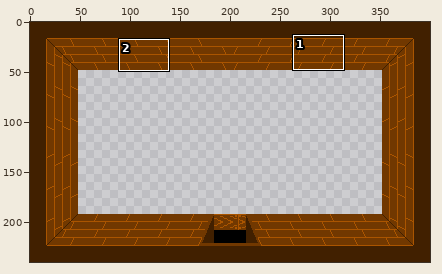
Edited in one commit: sprite sheet (Assets/not assests/Bedroom Scene #nudes/Bedroom-border.png). Above, an overview of the earlier version with the close-up marked.
Close-up. Old version:
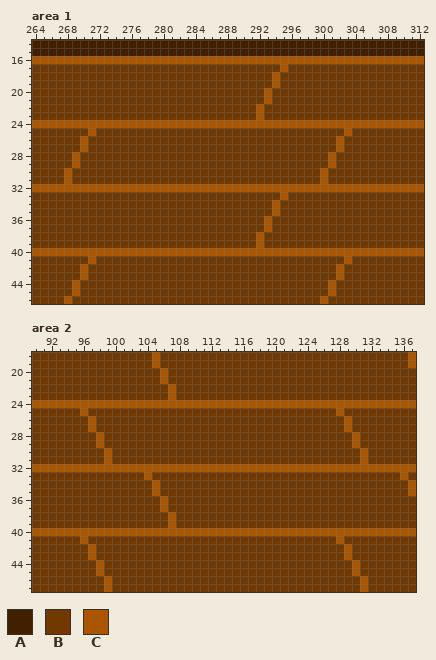
The file is 400x240 pixels. Shown: area 1: x 264..312, y 14..46; area 2: x 90..137, y 18..47. The commit also changed other parts of the picture, which this record leaves out.
Palette (. is transparent): A #412000  B #713800  C #aa5500
Pixels before, area 1, first column x 264:
14 AAAAAAAAAAAAAAAAAAAAAAAAAAAAAAAAAAAAAAAAAAAAAAAAA
15 AAAAAAAAAAAAAAAAAAAAAAAAAAAAAAAAAAAAAAAAAAAAAAAAA
16 CCCCCCCCCCCCCCCCCCCCCCCCCCCCCCCCCCCCCCCCCCCCCCCCC
17 BBBBBBBBBBBBBBBBBBBBBBBBBBBBBBBCBBBBBBBBBBBBBBBBB
18 BBBBBBBBBBBBBBBBBBBBBBBBBBBBBBCBBBBBBBBBBBBBBBBBB
19 BBBBBBBBBBBBBBBBBBBBBBBBBBBBBBCBBBBBBBBBBBBBBBBBB
20 BBBBBBBBBBBBBBBBBBBBBBBBBBBBBCBBBBBBBBBBBBBBBBBBB
21 BBBBBBBBBBBBBBBBBBBBBBBBBBBBBCBBBBBBBBBBBBBBBBBBB
22 BBBBBBBBBBBBBBBBBBBBBBBBBBBBCBBBBBBBBBBBBBBBBBBBB
23 BBBBBBBBBBBBBBBBBBBBBBBBBBBBCBBBBBBBBBBBBBBBBBBBB
24 CCCCCCCCCCCCCCCCCCCCCCCCCCCCCCCCCCCCCCCCCCCCCCCCC
25 BBBBBBBCBBBBBBBBBBBBBBBBBBBBBBBBBBBBBBBCBBBBBBBBB
26 BBBBBBCBBBBBBBBBBBBBBBBBBBBBBBBBBBBBBBCBBBBBBBBBB
27 BBBBBBCBBBBBBBBBBBBBBBBBBBBBBBBBBBBBBBCBBBBBBBBBB
28 BBBBBCBBBBBBBBBBBBBBBBBBBBBBBBBBBBBBBCBBBBBBBBBBB
29 BBBBBCBBBBBBBBBBBBBBBBBBBBBBBBBBBBBBBCBBBBBBBBBBB
30 BBBBCBBBBBBBBBBBBBBBBBBBBBBBBBBBBBBBCBBBBBBBBBBBB
31 BBBBCBBBBBBBBBBBBBBBBBBBBBBBBBBBBBBBCBBBBBBBBBBBB
32 CCCCCCCCCCCCCCCCCCCCCCCCCCCCCCCCCCCCCCCCCCCCCCCCC
33 BBBBBBBBBBBBBBBBBBBBBBBBBBBBBBBCBBBBBBBBBBBBBBBBB
34 BBBBBBBBBBBBBBBBBBBBBBBBBBBBBBCBBBBBBBBBBBBBBBBBB
35 BBBBBBBBBBBBBBBBBBBBBBBBBBBBBBCBBBBBBBBBBBBBBBBBB
36 BBBBBBBBBBBBBBBBBBBBBBBBBBBBBCBBBBBBBBBBBBBBBBBBB
37 BBBBBBBBBBBBBBBBBBBBBBBBBBBBBCBBBBBBBBBBBBBBBBBBB
38 BBBBBBBBBBBBBBBBBBBBBBBBBBBBCBBBBBBBBBBBBBBBBBBBB
39 BBBBBBBBBBBBBBBBBBBBBBBBBBBBCBBBBBBBBBBBBBBBBBBBB
40 CCCCCCCCCCCCCCCCCCCCCCCCCCCCCCCCCCCCCCCCCCCCCCCCC
41 BBBBBBBCBBBBBBBBBBBBBBBBBBBBBBBBBBBBBBBCBBBBBBBBB
42 BBBBBBCBBBBBBBBBBBBBBBBBBBBBBBBBBBBBBBCBBBBBBBBBB
43 BBBBBBCBBBBBBBBBBBBBBBBBBBBBBBBBBBBBBBCBBBBBBBBBB
44 BBBBBCBBBBBBBBBBBBBBBBBBBBBBBBBBBBBBBCBBBBBBBBBBB
45 BBBBBCBBBBBBBBBBBBBBBBBBBBBBBBBBBBBBBCBBBBBBBBBBB
46 BBBBCBBBBBBBBBBBBBBBBBBBBBBBBBBBBBBBCBBBBBBBBBBBB
Pixels before, area 2, first column x 90:
18 BBBBBBBBBBBBBBBCBBBBBBBBBBBBBBBBBBBBBBBBBBBBBBBC
19 BBBBBBBBBBBBBBBCBBBBBBBBBBBBBBBBBBBBBBBBBBBBBBBC
20 BBBBBBBBBBBBBBBBCBBBBBBBBBBBBBBBBBBBBBBBBBBBBBBB
21 BBBBBBBBBBBBBBBBCBBBBBBBBBBBBBBBBBBBBBBBBBBBBBBB
22 BBBBBBBBBBBBBBBBBCBBBBBBBBBBBBBBBBBBBBBBBBBBBBBB
23 BBBBBBBBBBBBBBBBBCBBBBBBBBBBBBBBBBBBBBBBBBBBBBBB
24 CCCCCCCCCCCCCCCCCCCCCCCCCCCCCCCCCCCCCCCCCCCCCCCC
25 BBBBBBCBBBBBBBBBBBBBBBBBBBBBBBBBBBBBBBCBBBBBBBBB
26 BBBBBBBCBBBBBBBBBBBBBBBBBBBBBBBBBBBBBBBCBBBBBBBB
27 BBBBBBBCBBBBBBBBBBBBBBBBBBBBBBBBBBBBBBBCBBBBBBBB
28 BBBBBBBBCBBBBBBBBBBBBBBBBBBBBBBBBBBBBBBBCBBBBBBB
29 BBBBBBBBCBBBBBBBBBBBBBBBBBBBBBBBBBBBBBBBCBBBBBBB
30 BBBBBBBBBCBBBBBBBBBBBBBBBBBBBBBBBBBBBBBBBCBBBBBB
31 BBBBBBBBBCBBBBBBBBBBBBBBBBBBBBBBBBBBBBBBBCBBBBBB
32 CCCCCCCCCCCCCCCCCCCCCCCCCCCCCCCCCCCCCCCCCCCCCCCC
33 BBBBBBBBBBBBBBCBBBBBBBBBBBBBBBBBBBBBBBBBBBBBBBCB
34 BBBBBBBBBBBBBBBCBBBBBBBBBBBBBBBBBBBBBBBBBBBBBBBC
35 BBBBBBBBBBBBBBBCBBBBBBBBBBBBBBBBBBBBBBBBBBBBBBBC
36 BBBBBBBBBBBBBBBBCBBBBBBBBBBBBBBBBBBBBBBBBBBBBBBB
37 BBBBBBBBBBBBBBBBCBBBBBBBBBBBBBBBBBBBBBBBBBBBBBBB
38 BBBBBBBBBBBBBBBBBCBBBBBBBBBBBBBBBBBBBBBBBBBBBBBB
39 BBBBBBBBBBBBBBBBBCBBBBBBBBBBBBBBBBBBBBBBBBBBBBBB
40 CCCCCCCCCCCCCCCCCCCCCCCCCCCCCCCCCCCCCCCCCCCCCCCC
41 BBBBBBCBBBBBBBBBBBBBBBBBBBBBBBBBBBBBBBCBBBBBBBBB
42 BBBBBBBCBBBBBBBBBBBBBBBBBBBBBBBBBBBBBBBCBBBBBBBB
43 BBBBBBBCBBBBBBBBBBBBBBBBBBBBBBBBBBBBBBBCBBBBBBBB
44 BBBBBBBBCBBBBBBBBBBBBBBBBBBBBBBBBBBBBBBBCBBBBBBB
45 BBBBBBBBCBBBBBBBBBBBBBBBBBBBBBBBBBBBBBBBCBBBBBBB
46 BBBBBBBBBCBBBBBBBBBBBBBBBBBBBBBBBBBBBBBBBCBBBBBB
47 BBBBBBBBBCBBBBBBBBBBBBBBBBBBBBBBBBBBBBBBBCBBBBBB
Now the later version:
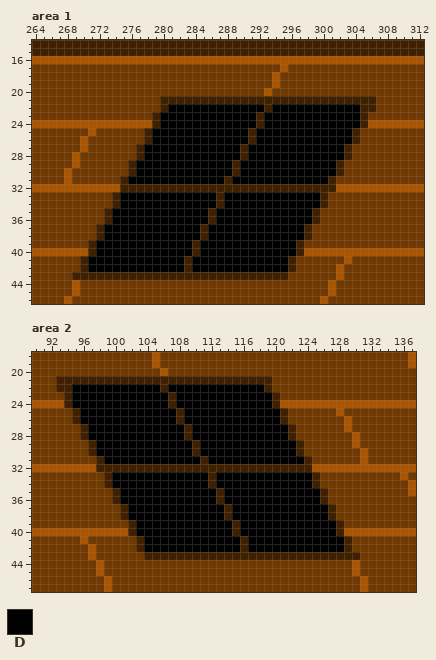
Colours new in this view: D #000000
Change:
Area 1:
y 21: x 280..306 BBBBBBBBBBBBBCBBBBBBBBBBBBB -> AAAAAAAAAAAAAAAAAAAAAAAAAAA
y 22: x 280..306 BBBBBBBBBBBBCBBBBBBBBBBBBBB -> ADDDDDDDDDDDDADDDDDDDDDDDAA
y 23: x 279..305 BBBBBBBBBBBBBCBBBBBBBBBBBBB -> ADDDDDDDDDDDDADDDDDDDDDDDDA
y 24: x 279..305 CCCCCCCCCCCCCCCCCCCCCCCCCCC -> ADDDDDDDDDDDDADDDDDDDDDDDDA
y 25: x 278..304 BBBBBBBBBBBBBBBBBBBBBBBBBCB -> ADDDDDDDDDDDDADDDDDDDDDDDDA
y 26: x 278..304 BBBBBBBBBBBBBBBBBBBBBBBBCBB -> ADDDDDDDDDDDDADDDDDDDDDDDDA
y 27: x 277..303 BBBBBBBBBBBBBBBBBBBBBBBBBCB -> ADDDDDDDDDDDDADDDDDDDDDDDDA
y 28: x 277..303 BBBBBBBBBBBBBBBBBBBBBBBBCBB -> ADDDDDDDDDDDDADDDDDDDDDDDDA
y 29: x 276..302 BBBBBBBBBBBBBBBBBBBBBBBBBCB -> ADDDDDDDDDDDDADDDDDDDDDDDDA
y 30: x 276..302 BBBBBBBBBBBBBBBBBBBBBBBBCBB -> ADDDDDDDDDDDDADDDDDDDDDDDDA
y 31: x 275..301 BBBBBBBBBBBBBBBBBBBBBBBBBCB -> ADDDDDDDDDDDDADDDDDDDDDDDDA
y 32: x 275..301 CCCCCCCCCCCCCCCCCCCCCCCCCCC -> AAAAAAAAAAAAAAAAAAAAAAAAAAA
y 33: x 274..300 BBBBBBBBBBBBBBBBBBBBBCBBBBB -> ADDDDDDDDDDDDADDDDDDDDDDDDA
y 34: x 274..300 BBBBBBBBBBBBBBBBBBBBCBBBBBB -> ADDDDDDDDDDDDADDDDDDDDDDDDA
y 35: x 273..299 BBBBBBBBBBBBBBBBBBBBBCBBBBB -> ADDDDDDDDDDDDADDDDDDDDDDDDA
y 36: x 273..299 BBBBBBBBBBBBBBBBBBBBCBBBBBB -> ADDDDDDDDDDDDADDDDDDDDDDDDA
y 37: x 272..298 BBBBBBBBBBBBBBBBBBBBBCBBBBB -> ADDDDDDDDDDDDADDDDDDDDDDDDA
y 38: x 272..298 BBBBBBBBBBBBBBBBBBBBCBBBBBB -> ADDDDDDDDDDDDADDDDDDDDDDDDA
y 39: x 271..297 BBBBBBBBBBBBBBBBBBBBBCBBBBB -> ADDDDDDDDDDDDADDDDDDDDDDDDA
y 40: x 271..297 CCCCCCCCCCCCCCCCCCCCCCCCCCC -> ADDDDDDDDDDDDADDDDDDDDDDDDA
y 41: x 270..296 BCBBBBBBBBBBBBBBBBBBBBBBBBB -> ADDDDDDDDDDDDADDDDDDDDDDDDA
y 42: x 270..296 CBBBBBBBBBBBBBBBBBBBBBBBBBB -> ADDDDDDDDDDDDADDDDDDDDDDDDA
y 43: x 269..295 BCBBBBBBBBBBBBBBBBBBBBBBBBB -> AAAAAAAAAAAAAAAAAAAAAAAAAAA
Area 2:
y 21: x 93..119 BBBBBBBBBBBBBCBBBBBBBBBBBBB -> AAAAAAAAAAAAAAAAAAAAAAAAAAA
y 22: x 93..119 BBBBBBBBBBBBBBCBBBBBBBBBBBB -> AADDDDDDDDDDDADDDDDDDDDDDDA
y 23: x 94..120 BBBBBBBBBBBBBCBBBBBBBBBBBBB -> ADDDDDDDDDDDDADDDDDDDDDDDDA
y 24: x 94..120 CCCCCCCCCCCCCCCCCCCCCCCCCCC -> ADDDDDDDDDDDDADDDDDDDDDDDDA
y 25: x 95..121 BCBBBBBBBBBBBBBBBBBBBBBBBBB -> ADDDDDDDDDDDDADDDDDDDDDDDDA
y 26: x 95..121 BBCBBBBBBBBBBBBBBBBBBBBBBBB -> ADDDDDDDDDDDDADDDDDDDDDDDDA
y 27: x 96..122 BCBBBBBBBBBBBBBBBBBBBBBBBBB -> ADDDDDDDDDDDDADDDDDDDDDDDDA
y 28: x 96..122 BBCBBBBBBBBBBBBBBBBBBBBBBBB -> ADDDDDDDDDDDDADDDDDDDDDDDDA
y 29: x 97..123 BCBBBBBBBBBBBBBBBBBBBBBBBBB -> ADDDDDDDDDDDDADDDDDDDDDDDDA
y 30: x 97..123 BBCBBBBBBBBBBBBBBBBBBBBBBBB -> ADDDDDDDDDDDDADDDDDDDDDDDDA
y 31: x 98..124 BCBBBBBBBBBBBBBBBBBBBBBBBBB -> ADDDDDDDDDDDDADDDDDDDDDDDDA
y 32: x 98..124 CCCCCCCCCCCCCCCCCCCCCCCCCCC -> AAAAAAAAAAAAAAAAAAAAAAAAAAA
y 33: x 99..125 BBBBBCBBBBBBBBBBBBBBBBBBBBB -> ADDDDDDDDDDDDADDDDDDDDDDDDA
y 34: x 99..125 BBBBBBCBBBBBBBBBBBBBBBBBBBB -> ADDDDDDDDDDDDADDDDDDDDDDDDA
y 35: x 100..126 BBBBBCBBBBBBBBBBBBBBBBBBBBB -> ADDDDDDDDDDDDADDDDDDDDDDDDA
y 36: x 100..126 BBBBBBCBBBBBBBBBBBBBBBBBBBB -> ADDDDDDDDDDDDADDDDDDDDDDDDA
y 37: x 101..127 BBBBBCBBBBBBBBBBBBBBBBBBBBB -> ADDDDDDDDDDDDADDDDDDDDDDDDA
y 38: x 101..127 BBBBBBCBBBBBBBBBBBBBBBBBBBB -> ADDDDDDDDDDDDADDDDDDDDDDDDA
y 39: x 102..128 BBBBBCBBBBBBBBBBBBBBBBBBBBB -> ADDDDDDDDDDDDADDDDDDDDDDDDA
y 40: x 102..128 CCCCCCCCCCCCCCCCCCCCCCCCCCC -> ADDDDDDDDDDDDADDDDDDDDDDDDA
y 41: x 103..129 BBBBBBBBBBBBBBBBBBBBBBBBBCB -> ADDDDDDDDDDDDADDDDDDDDDDDDA
y 42: x 103..129 BBBBBBBBBBBBBBBBBBBBBBBBBBC -> ADDDDDDDDDDDDADDDDDDDDDDDDA
y 43: x 104..130 BBBBBBBBBBBBBBBBBBBBBBBBBCB -> AAAAAAAAAAAAAAAAAAAAAAAAAAA
Pixel boxes of the changes (left, top, right, bottom) in both close-ups:
changed: (72, 96, 376, 280)
changed: (56, 376, 360, 560)
